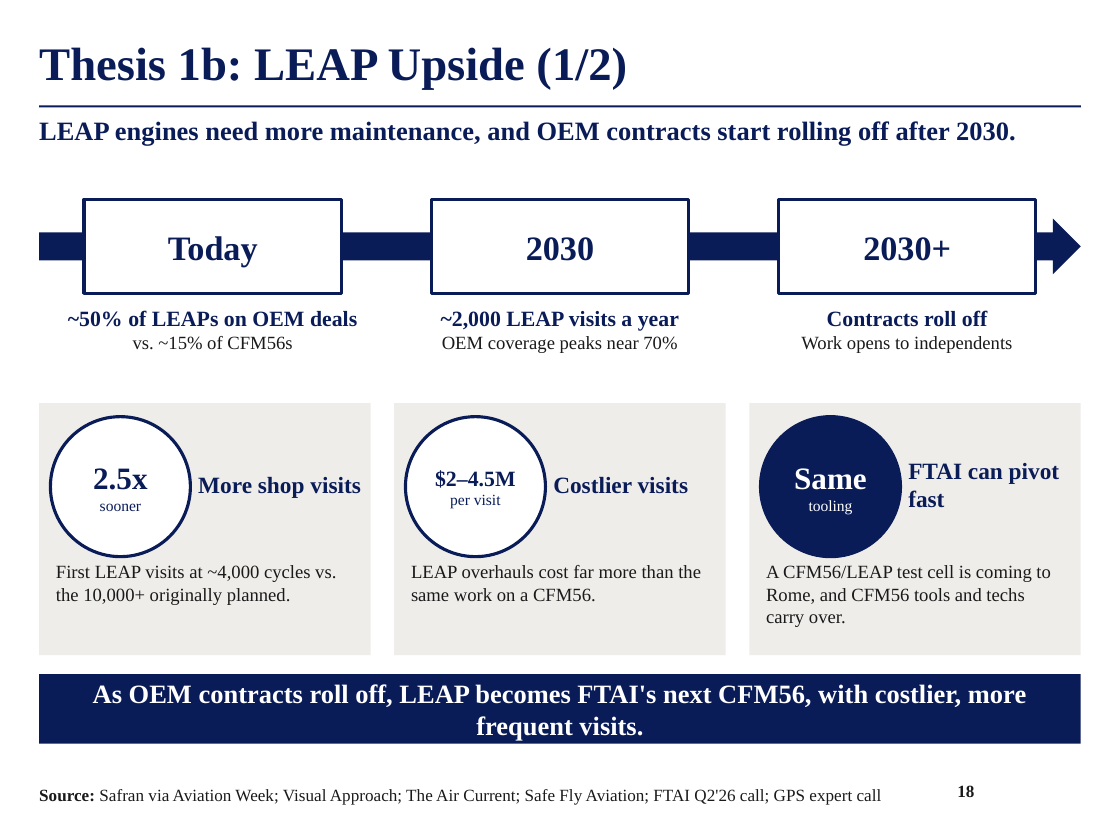
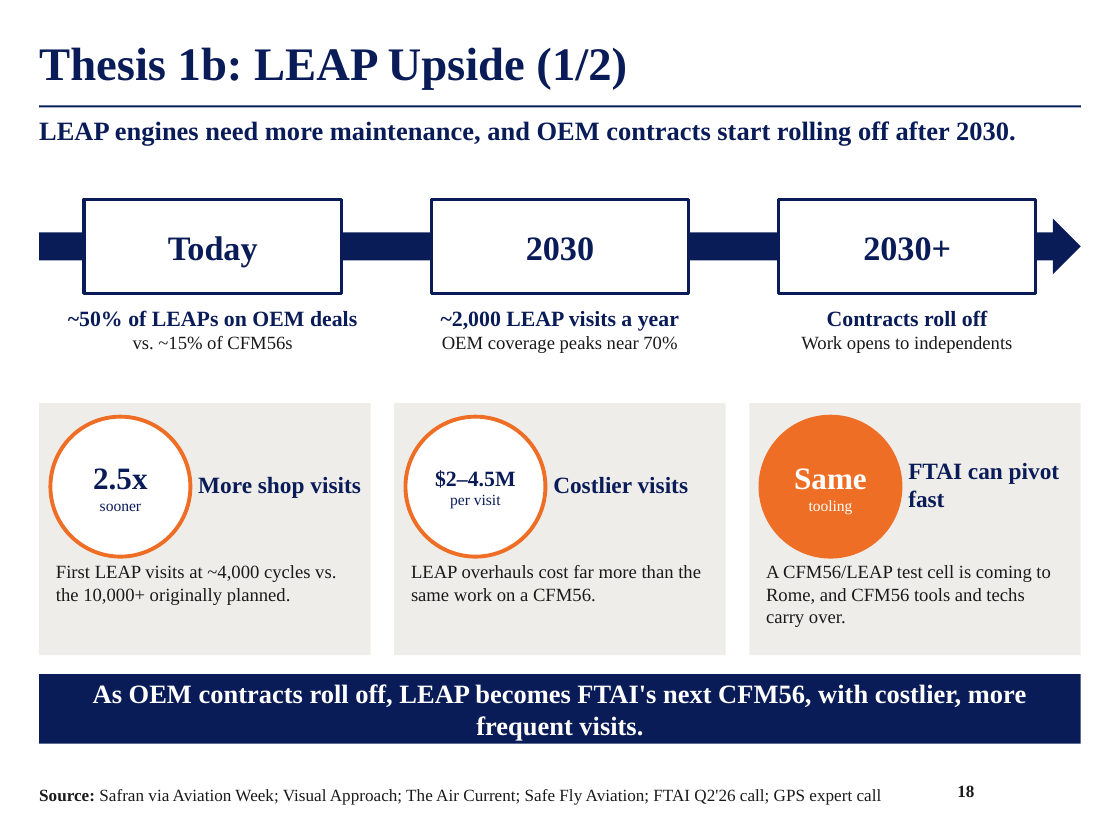
Before and after one commit to maxlsmls-dot/SPOT, a slide deck: slide 18 of deck/FTAI_Long_Pitch.pptx. Drawn at 1120x840 pixels with LibreOffice and Linux fonts; fonts in the diff are those of the drawing; background and template pictures are left out. Boxes give left, top, right and bottom in pixels: in the first picture for what was removed or moved away, otherwise in the second. Text is boxed around its words. In the diff, an @@ line names an element or a change of style, - is before the commit and + after.

```diff
--- a/deck/FTAI_Long_Pitch.pptx
+++ b/deck/FTAI_Long_Pitch.pptx
@@ ellipse "2.5x" at box(50, 417, 190, 557): outline #0A1C58 2 pt to #EE6E25 2.5 pt @@
@@ ellipse "$2–4.5M" at box(405, 417, 545, 557): outline #0A1C58 2 pt to #EE6E25 2.5 pt @@
@@ ellipse "Same" at box(760, 417, 900, 557): fill #0A1C58 to #EE6E25; outline #0A1C58 2 pt to #EE6E25 2.5 pt @@
```
Also in this commit, not shown: 10 other slides changed, 5 other files.
